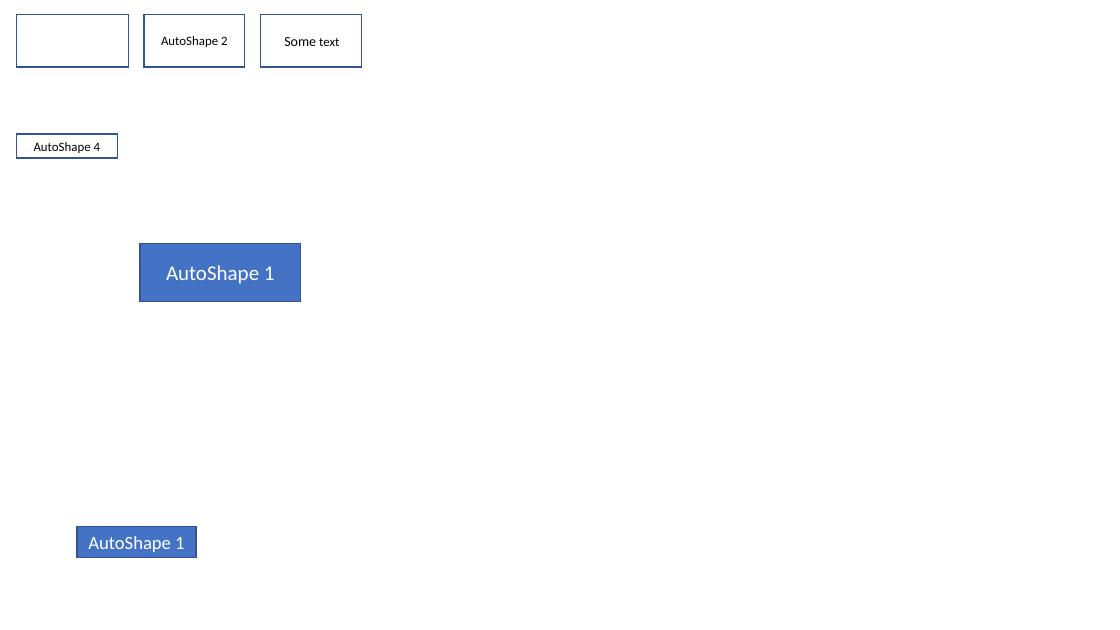
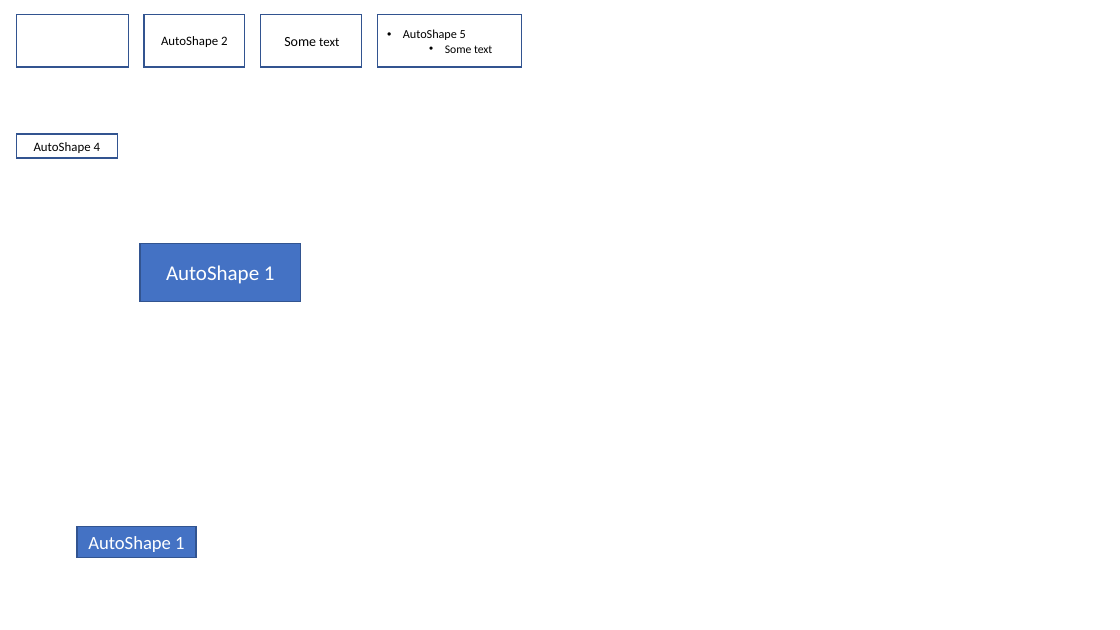
Before and after one commit to ShapeCrawler/ShapeCrawler, a slide deck: slide 1 of ShapeCrawler.Tests/Resource/autoshape/autoshape-case003.pptx. Drawn at 1120x630 pixels with LibreOffice and Linux fonts; fonts in the diff are those of the drawing. Boxes give left, top, right and bottom in pixels: in the first picture for what was removed or moved away, otherwise in the second. Text is boxed around its words. In the diff, an @@ line names an element or a change of style, - is before the commit and + after.

```diff
--- a/ShapeCrawler.Tests/Resource/autoshape/autoshape-case003.pptx
+++ b/ShapeCrawler.Tests/Resource/autoshape/autoshape-case003.pptx
@@ rectangle added at [377, 14, 522, 67], outline #325491 1 pt, 10.5 pt, text #000000 @@
+• AutoShape 5
+  • Some text
```
Also in this commit, not shown: 8 other files.
